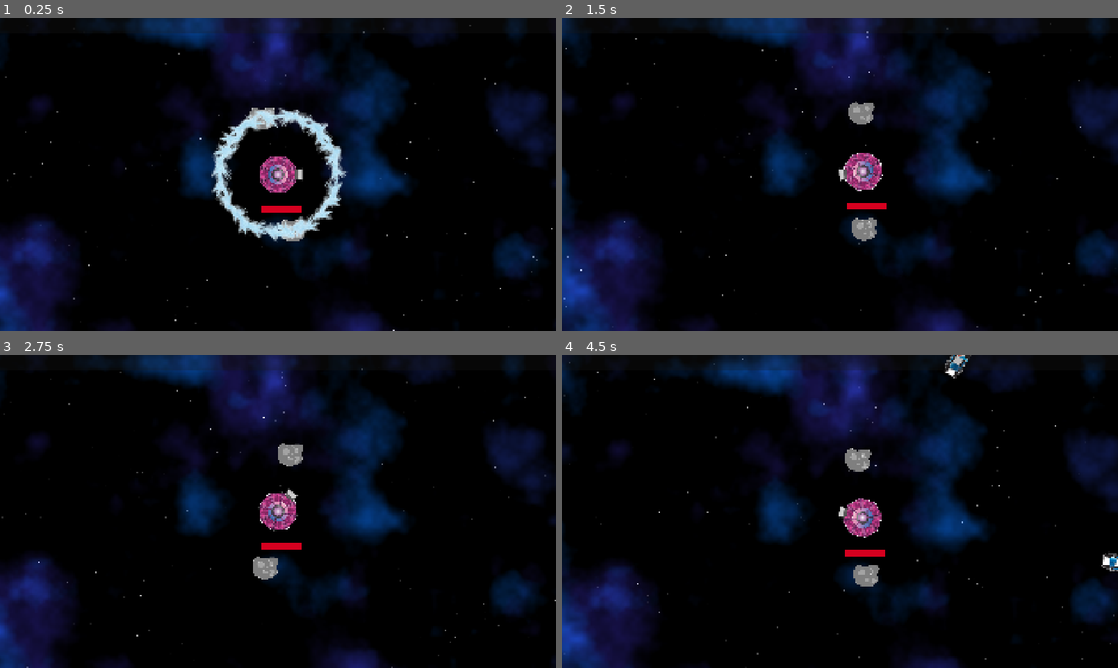
Above: before the commit, frames 1-4 (two rows, left to right).
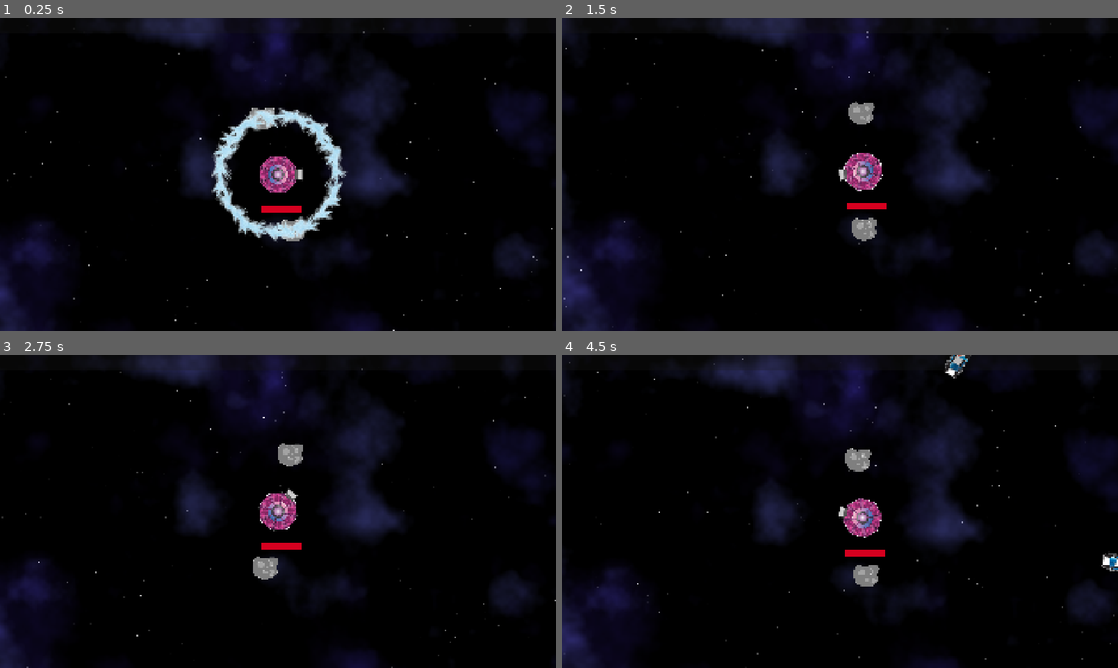
Above: after the commit, the same moments.

Repository: two-sticks-and-a-rock/space-arcade
Game: Godot game, scene res://scenes/main.tscn
Same seed, same stepped clock (60 frames per second), same inputs: the game is played once before the commit and once after it.
Inputs (mouse positions are in pixels of both pictures, inside the frame that each line leads up to):
- Up to frame 1 (0.25 s): no input
- Up to frame 2 (1.5 s): move the mouse to (962, 158) at 0.52 s; press the mouse at (962, 158) at 0.53 s; move the mouse to (728, 190) at 1.27 s; release the mouse at (728, 190) at 1.28 s; click (728, 190) at 1.35 s
- Up to frame 3 (2.75 s): move the mouse to (333, 442) at 2.02 s; press the mouse at (333, 442) at 2.03 s
- Up to frame 4 (4.5 s): move the mouse to (812, 574) at 2.77 s; release the mouse at (812, 574) at 2.78 s; click (812, 574) at 2.85 s; move the mouse to (1006, 558) at 3.52 s; press the mouse at (1006, 558) at 3.53 s; move the mouse to (673, 464) at 4.27 s; release the mouse at (673, 464) at 4.28 s; click (673, 464) at 4.35 s

The runs differ from the first frame. In frame 1, 9.1% of the frame differs, in the area x 0-96%, y 0-100%; in frame 2, 10%; in frame 3, 9.1%; in frame 4, 11%, in the area x 0-100%, y 0-100%.

Commit message:
feat: add hue shift to procedural background fix: remove debug print chore: clean up shader code for readability

Diff:
--- a/scenes/space_background/space_background.gd
+++ b/scenes/space_background/space_background.gd
@@ -7,4 +7,3 @@
 	scroll_x += Mover.get_movement().x * delta
 	scroll_y += Mover.get_movement().y * delta
 	material.set_shader_parameter("offset", Vector2(scroll_x, scroll_y))
-	print(material.get_shader_parameter("offset"))
--- a/scenes/space_background/space_background.gdshader
+++ b/scenes/space_background/space_background.gdshader
@@ -9,7 +9,6 @@
 uniform float dust_2_scroll_mult = 0.025;
 uniform float dust_3_scroll_mult = 0.04;
 
-
 uniform sampler2D star_layer_1_noise: repeat_enable;
 uniform sampler2D star_layer_2_noise: repeat_enable;
 uniform sampler2D star_layer_3_noise: repeat_enable;
@@ -17,41 +16,45 @@
 uniform sampler2D dust_2_noise: repeat_enable;
 uniform sampler2D dust_3_noise: repeat_enable;
 
-vec2 get_new_uv(vec2 uv, float scroll_mult) {
+uniform vec4 dust_1_color: source_color;
+uniform vec4 dust_2_color: source_color;
+uniform vec4 dust_3_color: source_color;
+
+vec4 shift_hue(vec4 color, float shift) {
+	vec3 gray = vec3(0.57735);
+	vec3 projection = gray * dot(gray, color.rgb);
+	vec3 U = color.rgb - projection;
+	vec3 V = cross(gray, U);
+	vec3 shifted = U * cos(shift * 2.0 * PI) + V * sin(shift * 2.0 * PI) + projection;
+	return vec4(shifted, color.a);
+}
+
+vec4 get_layer_fragment(sampler2D layer, vec2 uv, float scroll_mult, vec4 hue) {
 	vec2 new_uv = uv;
 	new_uv.x += (offset.x / 1920.0) * scroll_mult;
 	new_uv.y += (offset.y / 1080.0) * scroll_mult;
-	return new_uv;
+	vec4 new_color = texture(layer, new_uv);
+	if (new_color.a != 0.0) {
+		if (hue != vec4(0.0)) {
+			return shift_hue(mix(vec4(0.0), hue, new_color.a), length(offset)/500000.0);
+		} else {
+			return new_color;
+		}
+	}
+	else {
+		return vec4(0.0);
+	}
 }
 
 void fragment() {
-	vec4 final_color = vec4(0.0);
-	final_color = texture(star_layer_1_noise, get_new_uv(UV, star_1_scroll_mult));
+	vec4 final_color = vec4(vec3(0.0),1.0);
+	final_color += get_layer_fragment(star_layer_1_noise, UV, star_1_scroll_mult, vec4(0.0));
+	final_color += get_layer_fragment(star_layer_2_noise, UV, star_2_scroll_mult, vec4(0.0));
+	final_color += get_layer_fragment(star_layer_3_noise, UV, star_3_scroll_mult, vec4(0.0));
 
-	vec4 stars2 = texture(star_layer_2_noise, get_new_uv(UV, star_2_scroll_mult));
-	if (stars2.x != 0.0) {
-		final_color += stars2;
-	}
-
-	vec4 stars3 = texture(star_layer_3_noise, get_new_uv(UV, star_3_scroll_mult));
-	if (stars3.x != 0.0) {
-		final_color += stars3;
-	}
-
-	vec4 dust1 = texture(dust_1_noise, get_new_uv(UV, dust_1_scroll_mult));
-	if (dust1.z != 0.0) {
-		final_color += dust1;
-	}
-
-	vec4 dust2 = texture(dust_2_noise, get_new_uv(UV, dust_2_scroll_mult));
-	if (dust2.z != 0.0) {
-		final_color += dust2;
-	}
-
-	vec4 dust3 = texture(dust_3_noise, get_new_uv(UV, dust_3_scroll_mult));
-	if (dust3.z != 0.0) {
-		final_color += dust3;
-	}
+	final_color += get_layer_fragment(dust_1_noise, UV, dust_1_scroll_mult, dust_1_color);
+	final_color += get_layer_fragment(dust_2_noise, UV, dust_2_scroll_mult, dust_2_color);
+	final_color += get_layer_fragment(dust_3_noise, UV, dust_3_scroll_mult, dust_3_color);
 
 	COLOR = final_color;
 }
--- a/scenes/space_background/space_background.tscn
+++ b/scenes/space_background/space_background.tscn
@@ -4,8 +4,8 @@
 [ext_resource type="Script" uid="uid://47w8uyt501td" path="res://scenes/space_background/space_background.gd" id="2_g3vb6"]
 
 [sub_resource type="Gradient" id="Gradient_4lbsm"]
-offsets = PackedFloat32Array(0.6138015, 1)
-colors = PackedColorArray(0, 0, 0, 0, 0.10980392, 0.08627451, 0.3529412, 0.4745098)
+offsets = PackedFloat32Array(0.6138015, 0.99878937)
+colors = PackedColorArray(0, 0, 0, 0, 1, 1, 1, 0.5)
 
 [sub_resource type="FastNoiseLite" id="FastNoiseLite_g3vb6"]
 noise_type = 5
@@ -21,7 +21,7 @@
 
 [sub_resource type="Gradient" id="Gradient_1hxin"]
 offsets = PackedFloat32Array(0.6138015, 1)
-colors = PackedColorArray(0, 0, 0, 0, 0.10980392, 0.18039216, 0.53333336, 0.4745098)
+colors = PackedColorArray(0, 0, 0, 0, 1, 1, 1, 0.5)
 
 [sub_resource type="FastNoiseLite" id="FastNoiseLite_xds67"]
 noise_type = 5
@@ -36,7 +36,7 @@
 
 [sub_resource type="Gradient" id="Gradient_xds67"]
 offsets = PackedFloat32Array(0.6138015, 1)
-colors = PackedColorArray(0, 0, 0, 0, 0.027623104, 0.3205241, 0.70377284, 0.4745098)
+colors = PackedColorArray(0, 0, 0, 0, 1, 1, 1, 0.5)
 
 [sub_resource type="FastNoiseLite" id="FastNoiseLite_n8jxq"]
 noise_type = 5
@@ -102,13 +102,16 @@
 shader_parameter/star_3_scroll_mult = 1.0
 shader_parameter/dust_1_scroll_mult = 0.02
 shader_parameter/dust_2_scroll_mult = 0.025
-shader_parameter/dust_3_scroll_mult = 0.025
+shader_parameter/dust_3_scroll_mult = 0.04
 shader_parameter/star_layer_1_noise = SubResource("NoiseTexture2D_wjgca")
 shader_parameter/star_layer_2_noise = SubResource("NoiseTexture2D_4lbsm")
 shader_parameter/star_layer_3_noise = SubResource("NoiseTexture2D_1hxin")
 shader_parameter/dust_1_noise = SubResource("NoiseTexture2D_a0amr")
 shader_parameter/dust_2_noise = SubResource("NoiseTexture2D_5ffyu")
 shader_parameter/dust_3_noise = SubResource("NoiseTexture2D_rirp7")
+shader_parameter/dust_1_color = Color(0.10980392, 0.06666667, 0.31764707, 1)
+shader_parameter/dust_2_color = Color(0.22734588, 0.19032764, 0.6832668, 1)
+shader_parameter/dust_3_color = Color(0.41864347, 0.4388024, 0.9223997, 1)
 
 [node name="SpaceBackground" type="ColorRect" unique_id=1169845469]
 material = SubResource("ShaderMaterial_grjle")
